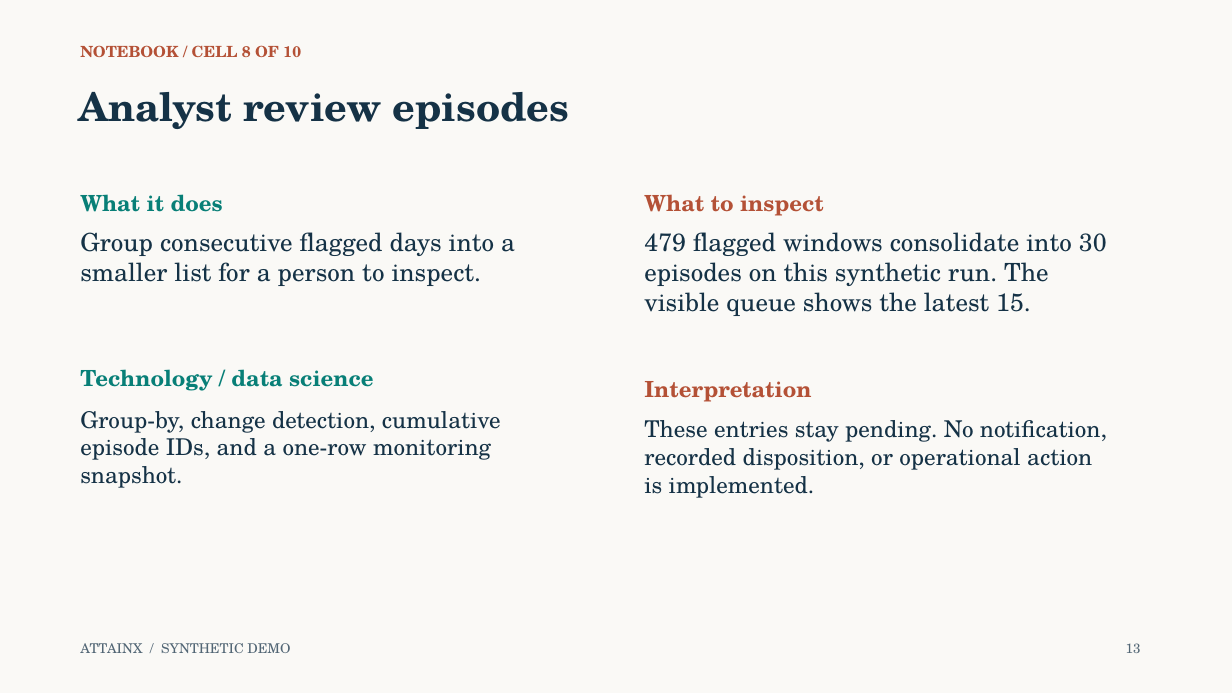
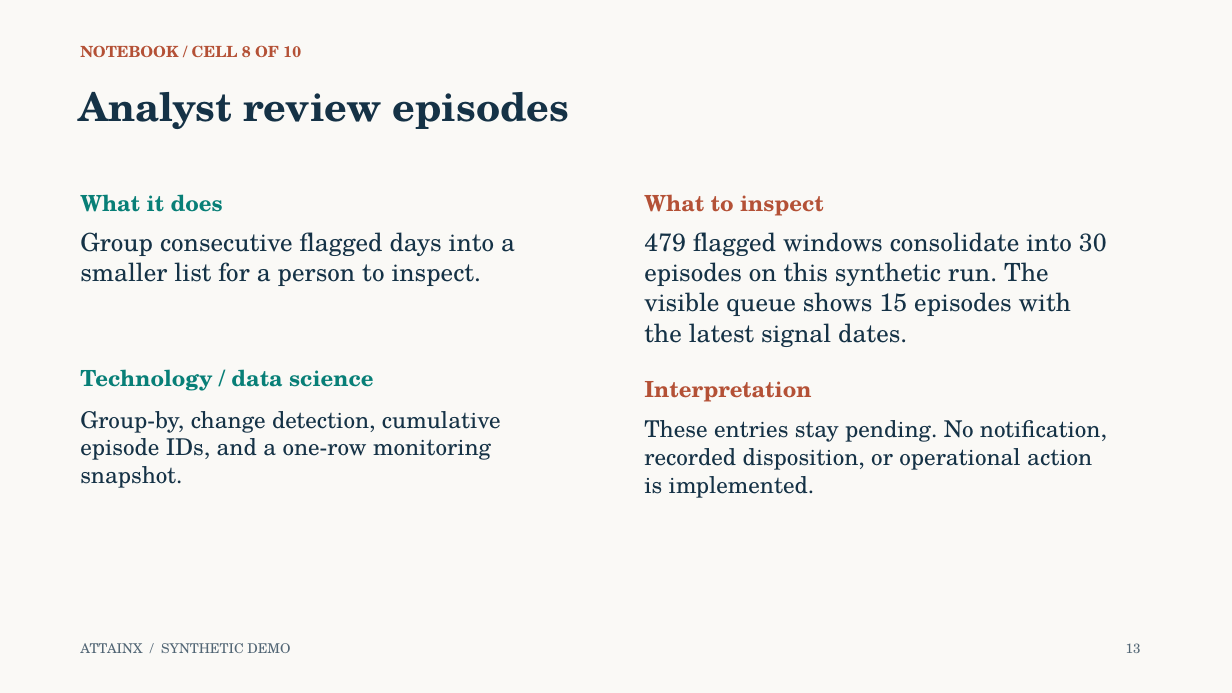
Before and after one commit to 0xpvtrickbateman/SPC-ML-Demo, a slide deck: slide 13 of docs/SPC_ML_Demo_Walkthrough_Ready.pptx. Drawn at 1232x693 pixels with LibreOffice and Linux fonts; fonts in the diff are those of the drawing. Boxes give left, top, right and bottom in pixels: in the first picture for what was removed or moved away, otherwise in the second. Text is boxed around its words. In the diff, an @@ line names an element or a change of style, - is before the commit and + after.

Commit message:
Correct MLflow registration and review queue recency

```diff
--- a/docs/SPC_ML_Demo_Walkthrough_Ready.pptx
+++ b/docs/SPC_ML_Demo_Walkthrough_Ready.pptx
@@ text at [644,232,1107,347]: text changed @@
-479 flagged windows consolidate into 30 episodes on this synthetic run. The visible queue shows the latest 15.
+479 flagged windows consolidate into 30 episodes on this synthetic run. The visible queue shows 15 episodes with the latest signal dates.
```
Also in this commit, not shown: 3 other slides changed, 7 other files.
